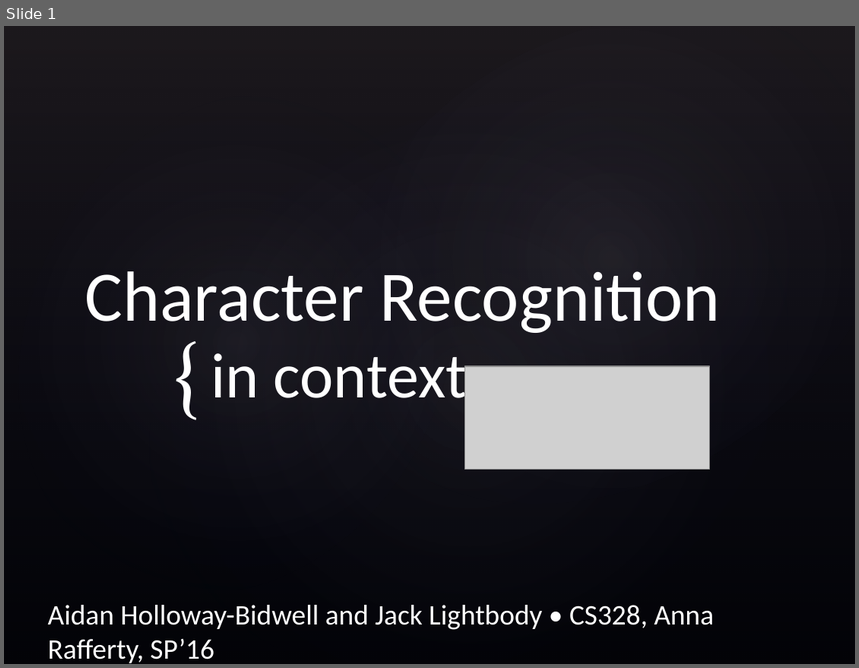
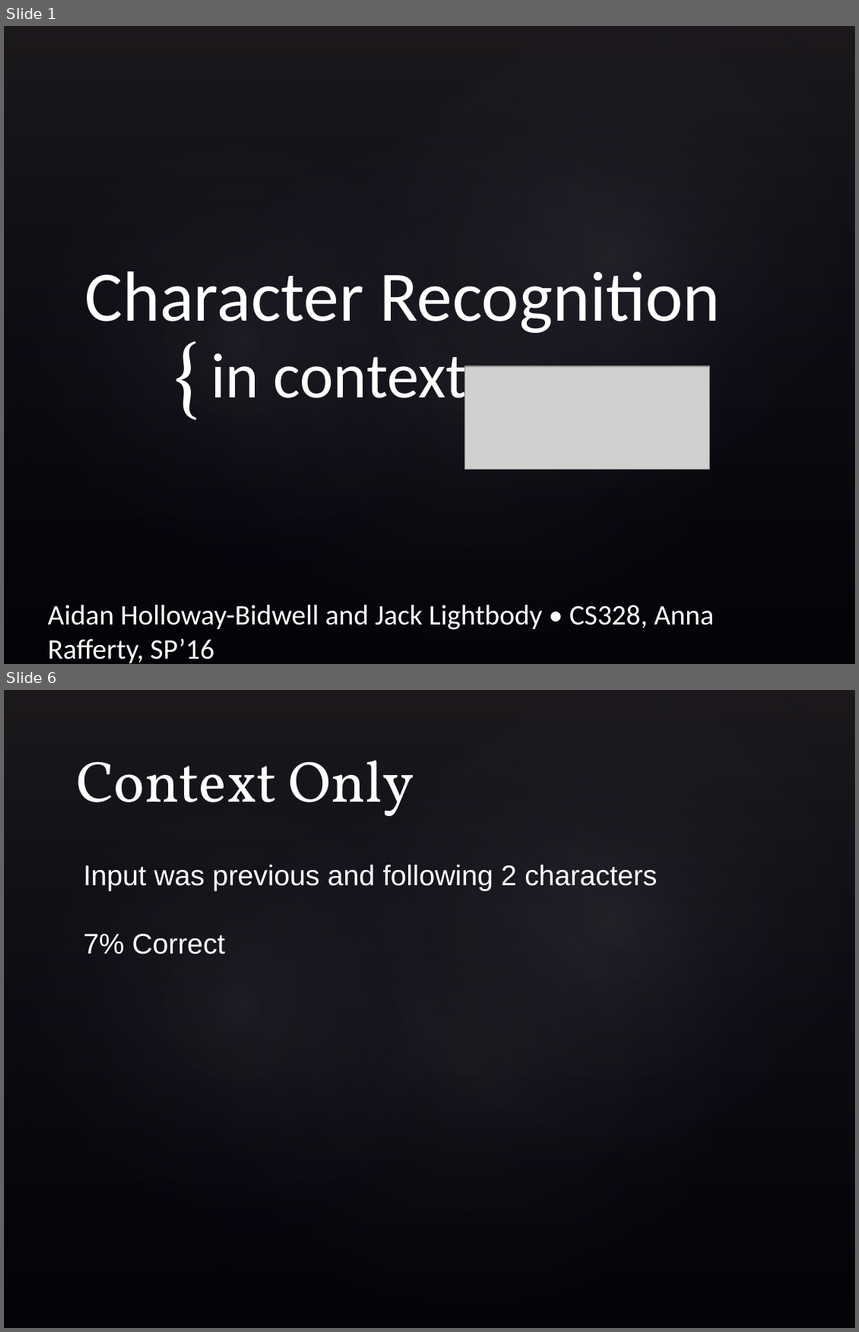
Before and after one commit to jacklightbody/character_recognizer, a slide deck: HollowayBidwellLightbody.pptx. Shown one above the other, each under a label of ours: slide 1 before the commit, slides 1 and 6 after it; the slides between them are not shown. The pictures are 859x668 and 859x1332 pixels, drawn with LibreOffice and Linux fonts; fonts in the diff are those of the drawing; grey boxes stand for pictures; background and template pictures are left out. Boxes give left, top, right and bottom in pixels: in the first picture for what was removed or moved away, otherwise in the second. Text is boxed around its words. In the diff, an @@ line names an element or a change of style, - is before the commit and + after.

```diff
--- a/HollowayBidwellLightbody.pptx
+++ b/HollowayBidwellLightbody.pptx
@@ slide 6 added at (4, 690, 855, 1328), background picture (left out); not listed: 4 template elements that a slide beside it also shows @@
@@ title added at (76, 760, 414, 816), 49 pt, text #FFFFFF @@
+Context Only
@@ text added at (83, 865, 657, 954), 24 pt, text #FFFFFF @@
+Input was previous and following 2 characters
+7% Correct
```
Also in this commit, not shown: 1 slide changed, 5 other slides added, 2 other files.
